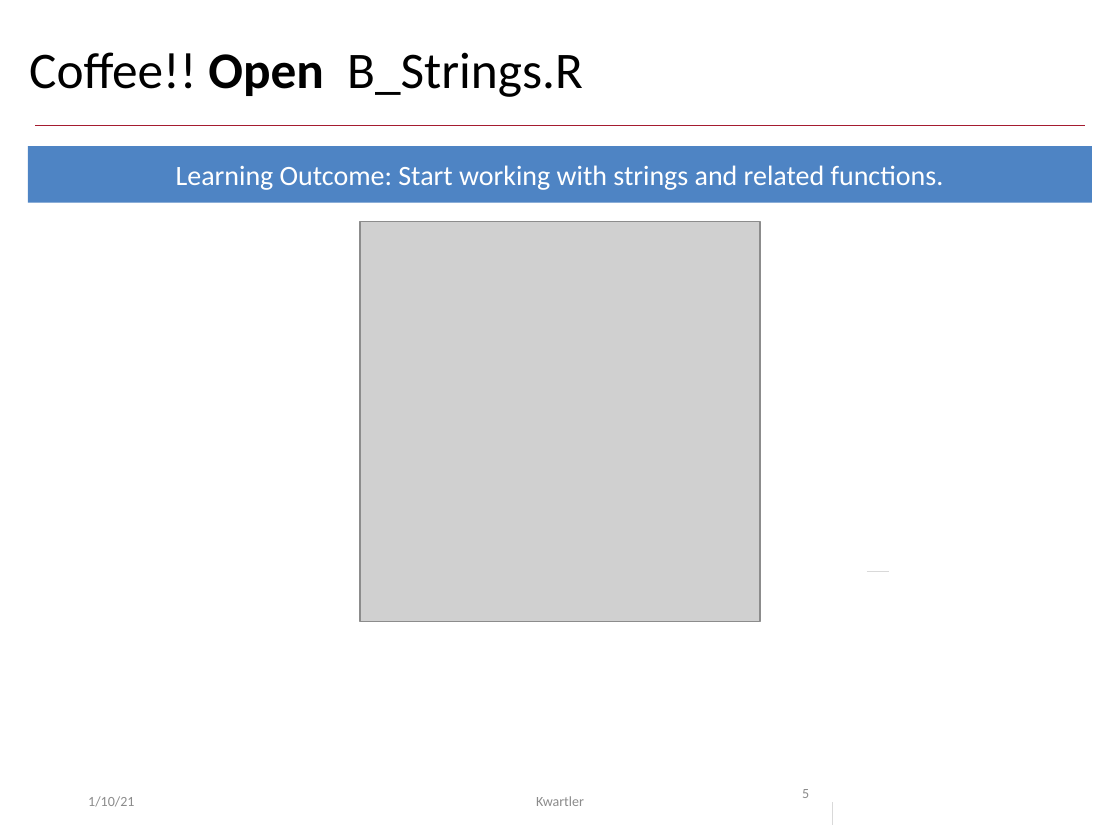
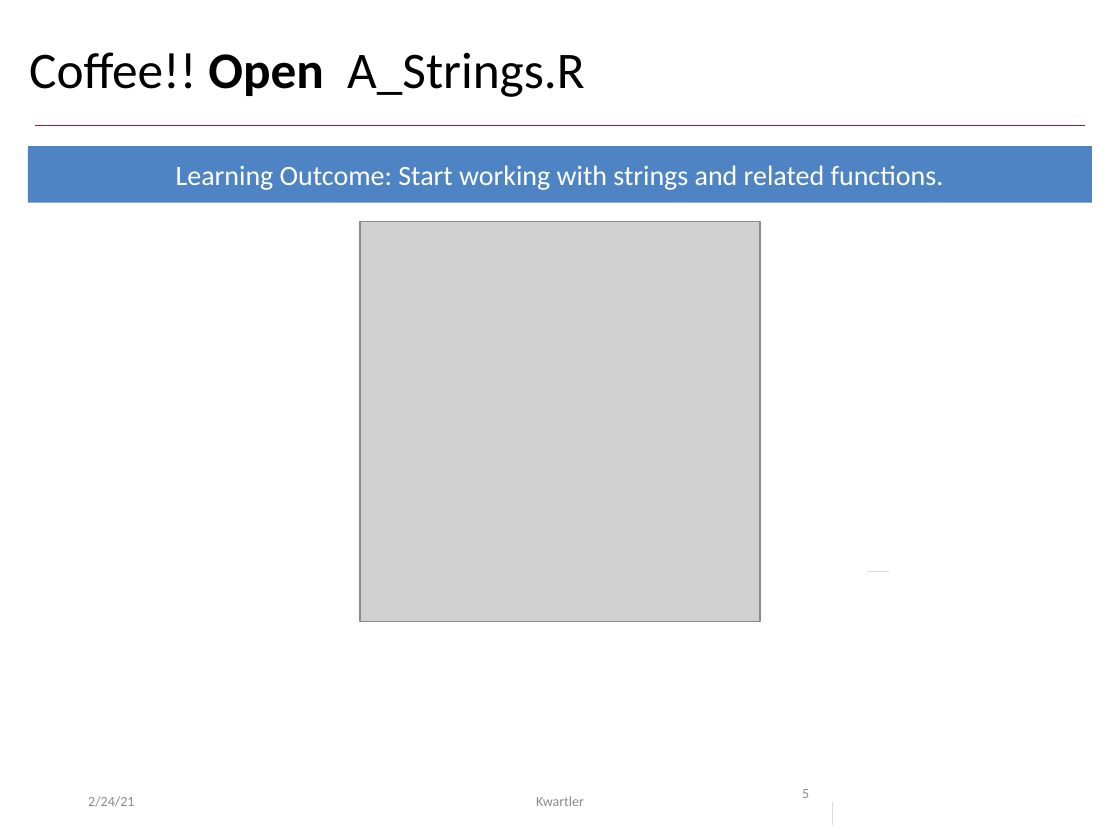
Before and after one commit to kwartler/hult_NLP_student, a slide deck: slide 5 of lessons/class2/Class2A_strings.pptx. Drawn at 1120x840 pixels with LibreOffice and Linux fonts; fonts in the diff are those of the drawing; grey boxes stand for pictures. Boxes give left, top, right and bottom in pixels: in the first picture for what was removed or moved away, otherwise in the second. Text is boxed around its words. In the diff, an @@ line names an element or a change of style, - is before the commit and + after.

Commit message:
update

```diff
--- a/lessons/class2/Class2A_strings.pptx
+++ b/lessons/class2/Class2A_strings.pptx
@@ title at (29,52,584,97): text changed @@
-Coffee!! Open B_Strings.R
+Coffee!! Open A_Strings.R
@@ text at (88,796,134,807): text changed @@
-1/10/21
+2/24/21
```
Also in this commit, not shown: 10 other slides changed.
